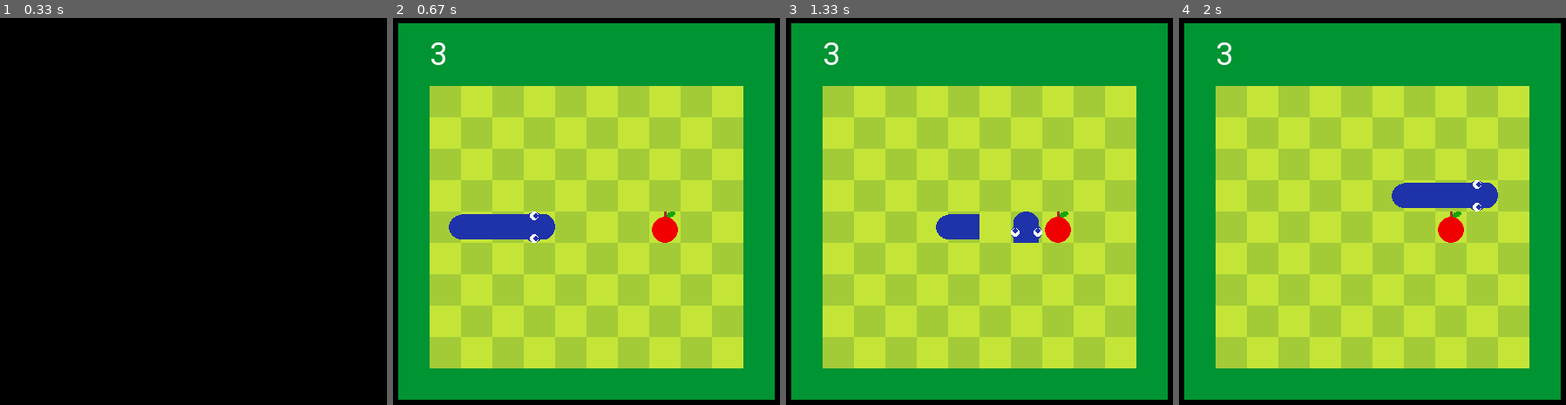
Above: before the commit, frames 1-4 (left to right).
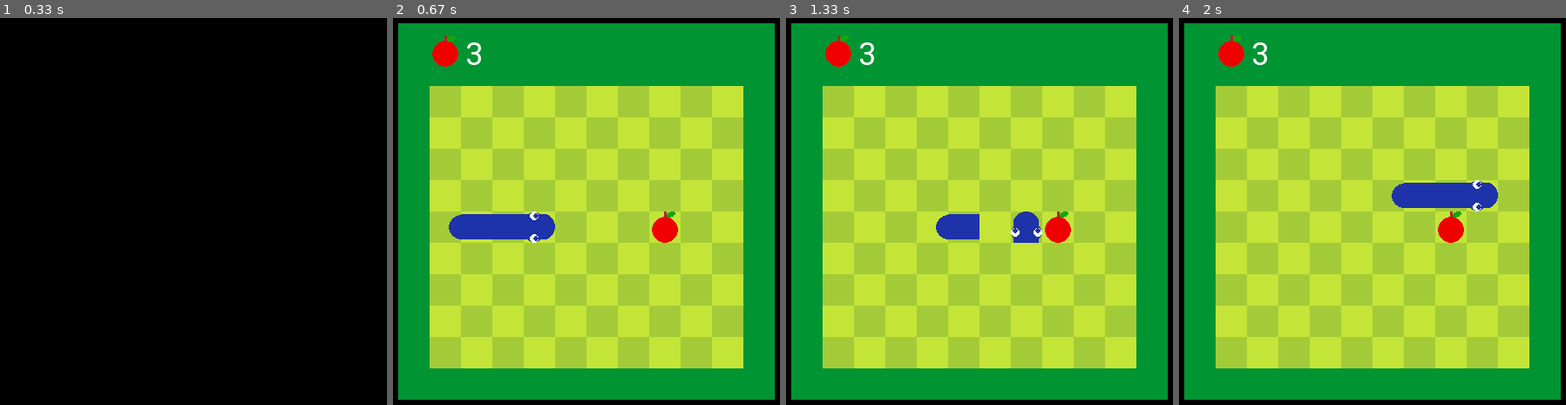
Above: after the commit, the same moments.

Repository: the24/pygame-snake
Game: pygame game, started from main.py
The game is run twice, just before and just after one commit, with the same random seed, the same clock (stepped at 60 frames per second) and the same inputs.
Inputs:
- Up to frame 1 (0.33 s): no input
- Up to frame 2 (0.67 s): tap Space at 0.33 s
- Up to frame 3 (1.33 s): hold Right 0.67-1.13 s; hold Up from 1.17 s (still down)
- Up to frame 4 (2 s): release Up at 1.47 s; hold Right 1.5-1.97 s

Frame 1 is identical in both runs. In frame 2, 0.5% of the frame differs, in the area x 9-23%, y 4-13%; in frame 3, 0.5%; in frame 4, 0.5%.

Commit message:
Ajout de la classe ImagedLabel Cette classe permet de mettre une image avant du texte

Diff:
--- a/gui.py
+++ b/gui.py
@@ -79,6 +79,29 @@
         x = self.rect.x
         y = self.rect.centery - text.get_size()[1]/2
         screen.blit(text, (x, y))
+
+
+class ImagedLabel(Label):
+
+    def __init__(self, text: str, surface: pygame.Surface, color: _ColorValue, rect: pygame.Rect, margin: int = 0) -> None:
+        self.surface = surface
+        text_rect = rect.copy()
+        text_rect.x += surface.get_width()
+        super().__init__(text, color, text_rect)
+        self.rect = rect
+        self.margin = margin
+
+    def draw(self, screen: pygame.Surface):
+        text = _GameFont.render(self.text, True, self.color)
+
+        x = self.rect.x
+        y = self.rect.centery - text.get_size()[1]/2
+        screen.blit(self.surface, (x, y))
+
+        x = self.rect.x + self.surface.get_width() + self.margin
+        y = self.rect.centery - text.get_size()[1]/2
+        screen.blit(text, (x, y))
+
 
 @dataclass
 class Tile:
@@ -103,7 +126,8 @@
 
         self.map = Map(10, 9, x + border_size, y + border_size * 2)
         label_rect = pygame.Rect(x + border_size, y, x + border_size + 50, y + border_size * 2)
-        self.label = Label("0", (255, 255, 255), label_rect)
+        apple = get_apple_surface(label_rect.height / 2)
+        self.label = ImagedLabel("0", apple, (255, 255, 255), label_rect, 5)
 
         super().__init__(self.map.width + (2 * border_size), self.map.height + (3 * border_size), x, y)
 
